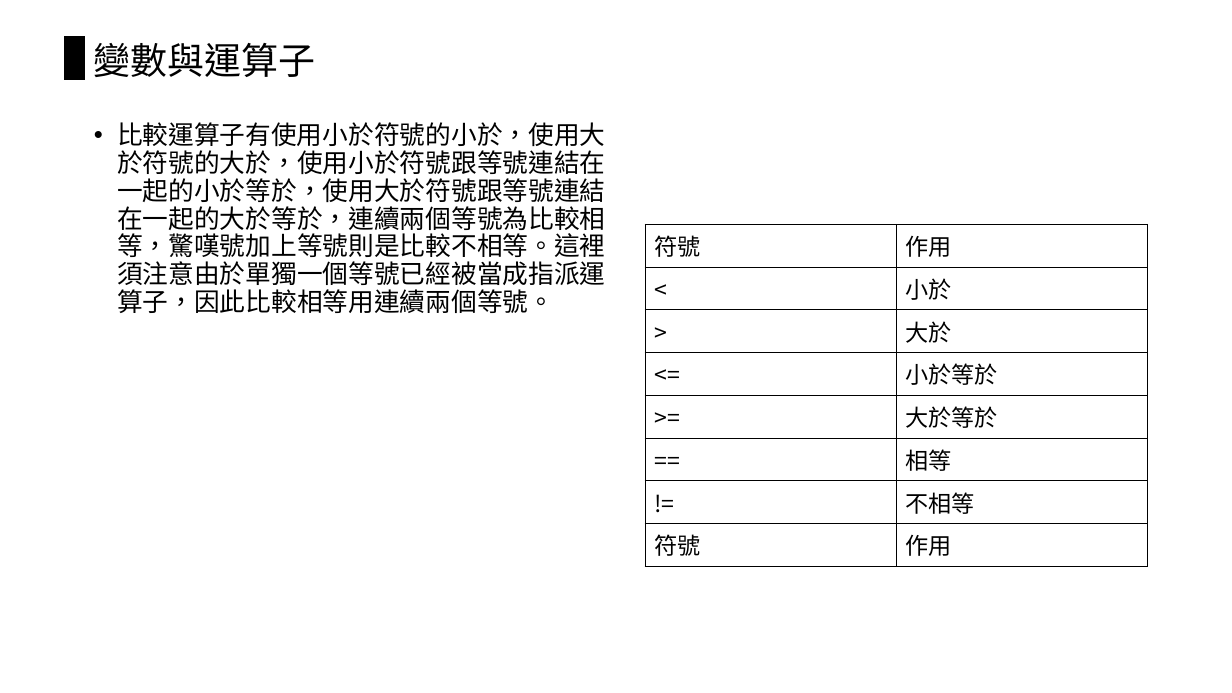
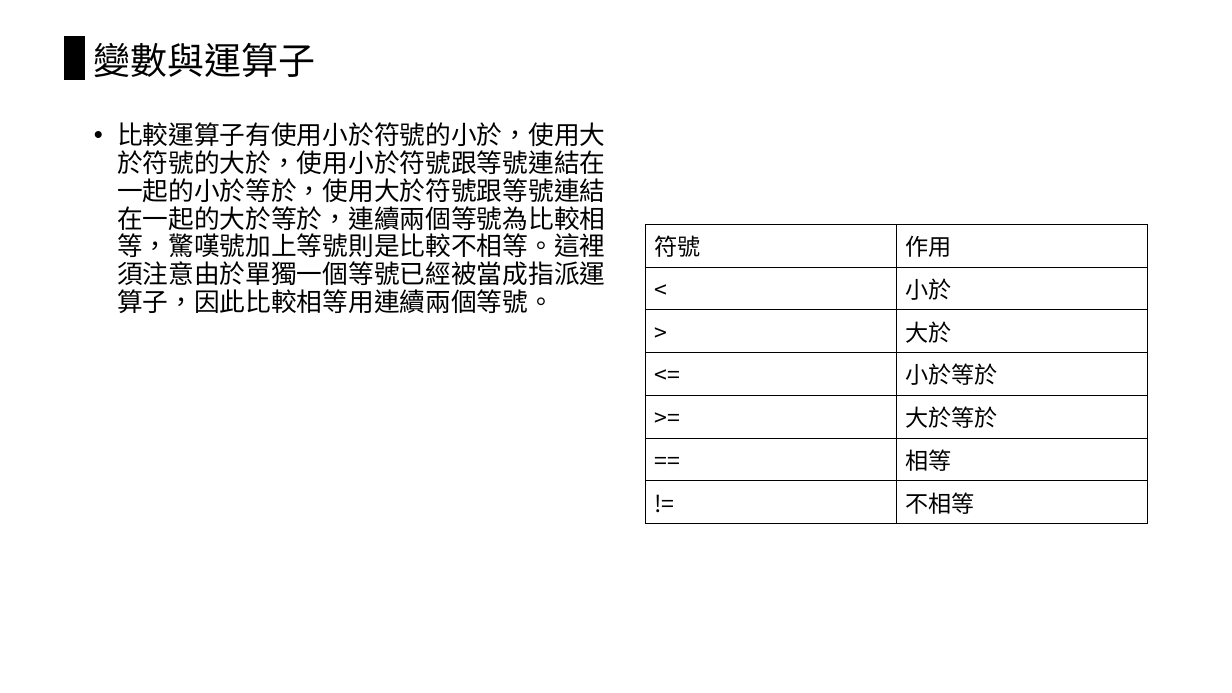
Before and after one commit to chiachin-yen/NCKU_workshop_2018, a slide deck: slide 40 of 2018_Eink工作營.pptx (slide 37 before the commit). Drawn at 1232x693 pixels with LibreOffice and Linux fonts; fonts in the diff are those of the drawing. Boxes give left, top, right and bottom in pixels: in the first picture for what was removed or moved away, otherwise in the second. Text is boxed around its words. In the diff, an @@ line names an element or a change of style, - is before the commit and + after.

```diff
--- a/2018_Eink工作營.pptx
+++ b/2018_Eink工作營.pptx
@@ table at box(645, 225, 1148, 518) @@
-row 8: 符號 | 作用
```
Also in this commit, not shown: 13 other slides changed, 5 slides added.
